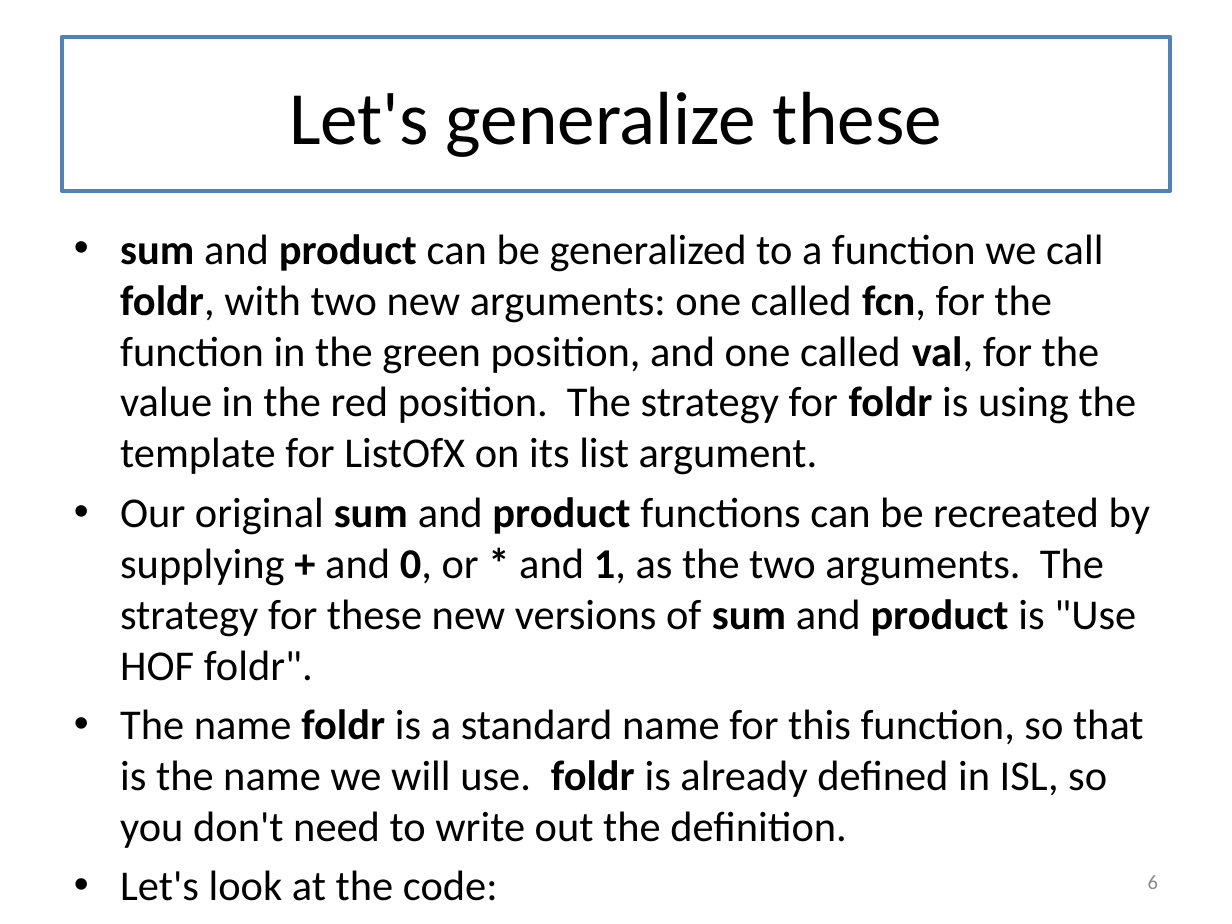
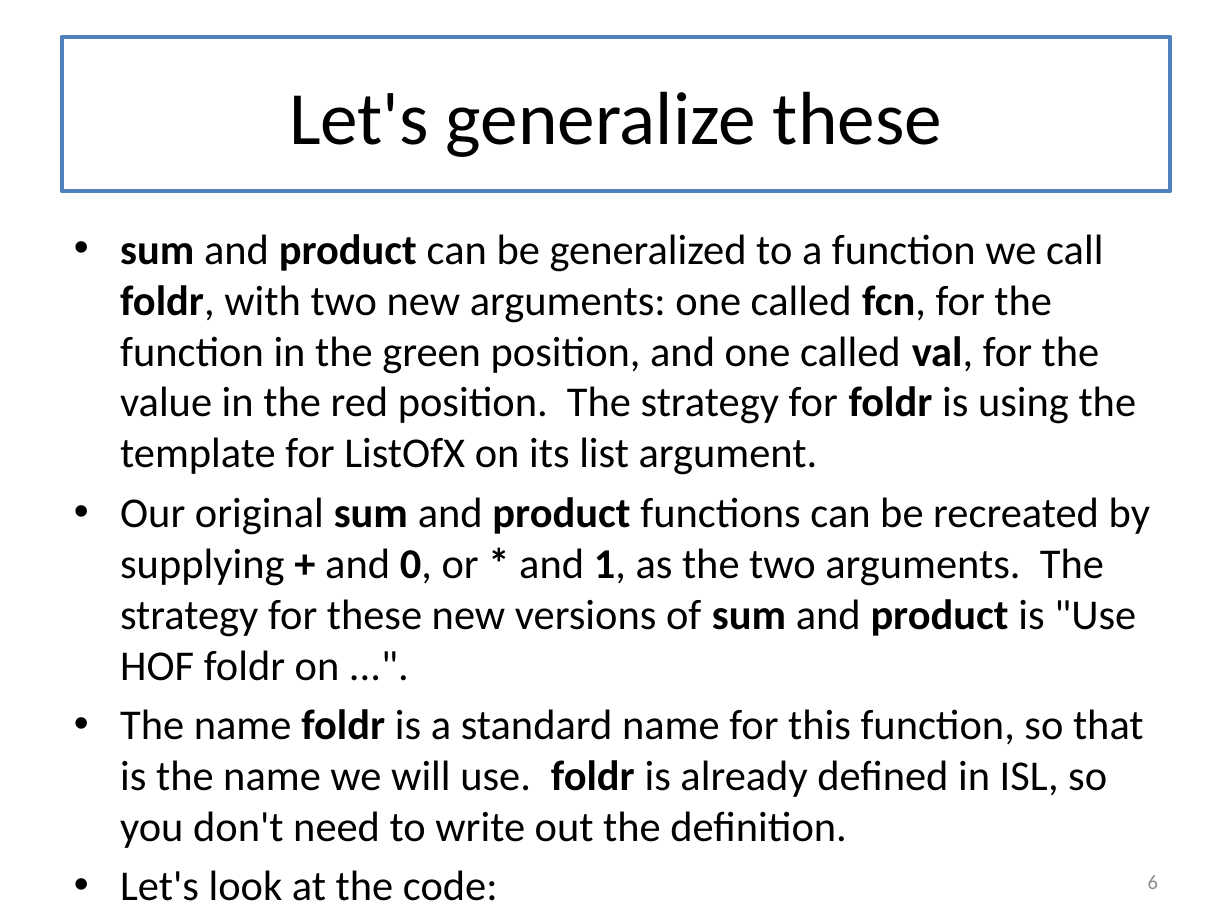
Before and after one commit to mwand/cs5010f16, a slide deck: slide 6 of Slides/Lesson 5.4 Foldr.pptx. Drawn at 1232x924 pixels with LibreOffice and Linux fonts; fonts in the diff are those of the drawing. Boxes give left, top, right and bottom in pixels: in the first picture for what was removed or moved away, otherwise in the second. Text is boxed around its words. In the diff, an @@ line names an element or a change of style, - is before the commit and + after.

```diff
--- a/Slides/Lesson 5.4 Foldr.pptx
+++ b/Slides/Lesson 5.4 Foldr.pptx
@@ text at (x1=120, y1=497, x2=1150, y2=681): text changed @@
-• Our original sum and product functions can be recreated by supplying + and 0, or * and 1, as the two arguments. The strategy for these new versions of sum and product is "Use HOF foldr".
+• Our original sum and product functions can be recreated by supplying + and 0, or * and 1, as the two arguments. The strategy for these new versions of sum and product is "Use HOF foldr on ...".
```
Also in this commit, not shown: 1 other slide changed, 1 slide added, 12 other files.
